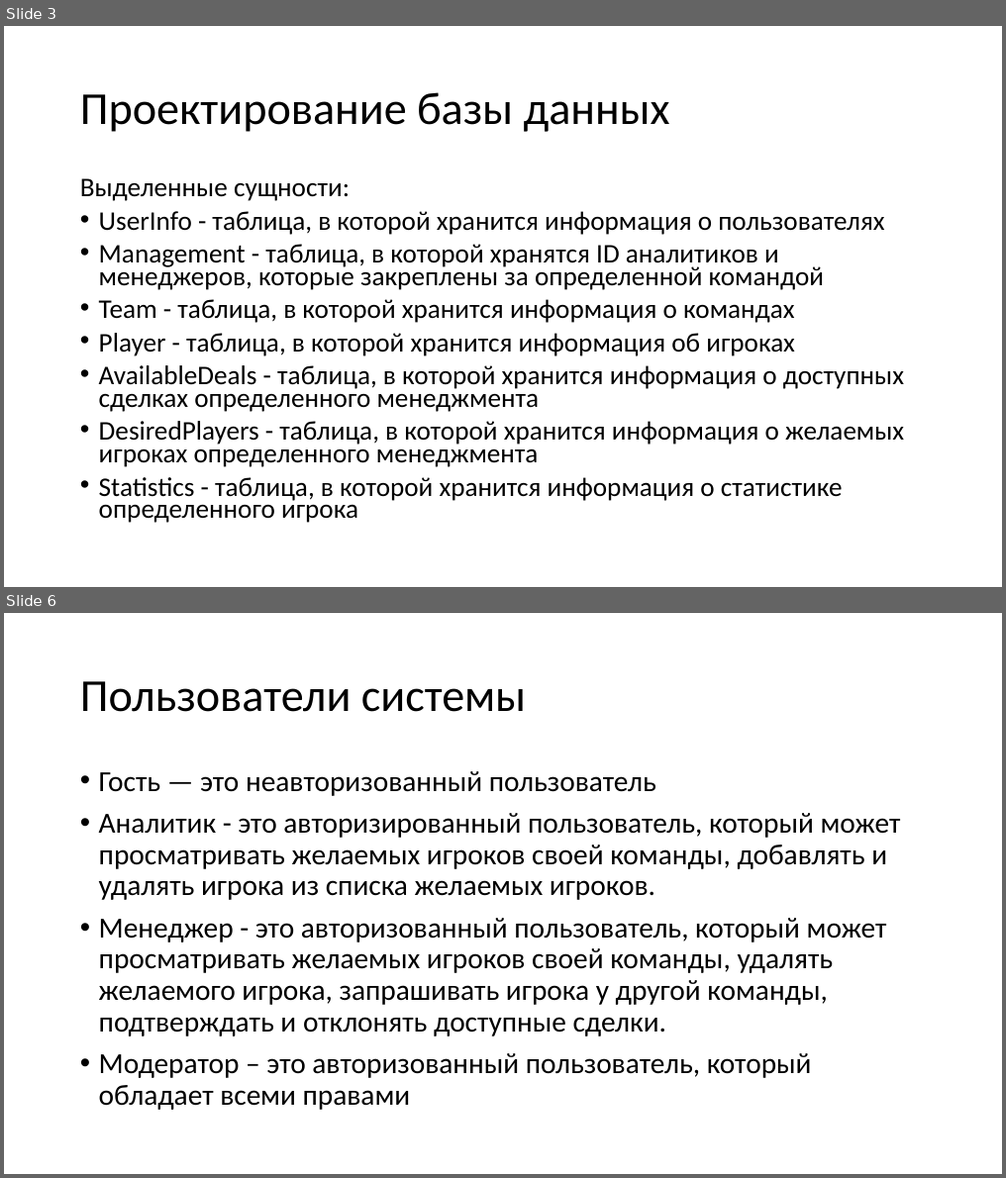
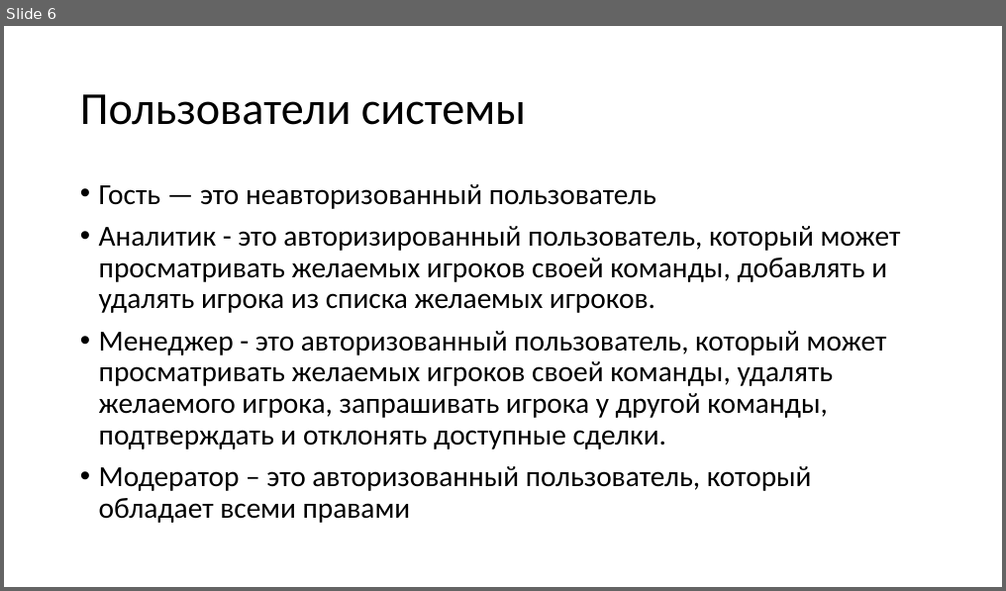
Before and after one commit to MrSkl1f/DB_CP, a slide deck: RPZ/Презентация.pptx. Shown one above the other, each under a label of ours: slides 3 and 6 before the commit, slide 6 after it; the slides between them are not shown. The pictures are 1006x1178 and 1006x591 pixels, drawn with LibreOffice and Linux fonts; fonts in the diff are those of the drawing. Boxes give left, top, right and bottom in pixels: in the first picture for what was removed or moved away, otherwise in the second. Text is boxed around its words. In the diff, an @@ line names an element or a change of style, - is before the commit and + after.

```diff
--- a/RPZ/Презентация.pptx
+++ b/RPZ/Презентация.pptx
@@ slide 3 removed at (4, 26, 1002, 587), background #FFFFFF @@
@@ title removed at (80, 92, 670, 132) @@
-Проектирование базы данных
@@ text removed at (80, 178, 904, 523) @@
-Выделенные сущности:
-• UserInfo - таблица, в которой хранится информация о пользователях
-• Management - таблица, в которой хранятся ID аналитиков и менеджеров, которые закреплены за определенной командой
-• Team - таблица, в которой хранится информация о командах
-• Player - таблица, в которой хранится информация об игроках
-• AvailableDeals - таблица, в которой хранится информация о доступных сделках определенного менеджмента
-• DesiredPlayers - таблица, в которой хранится информация о желаемых игроках определенного менеджмента
-• Statistics - таблица, в которой хранится информация о статистике определенного игрока
```
Also in this commit, not shown: 4 slides changed, 2 slides added, 3 other slides removed, 26 other files.
